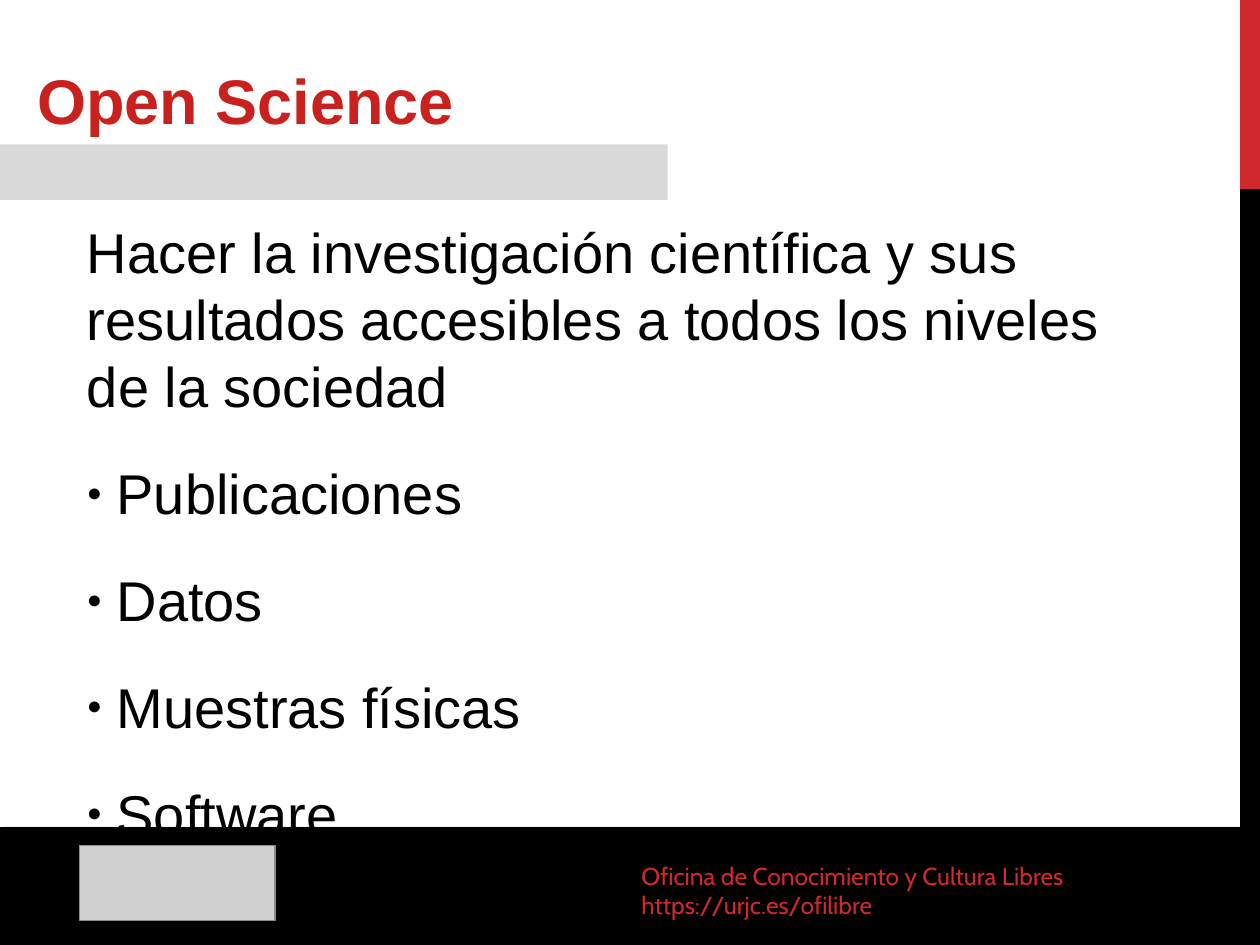
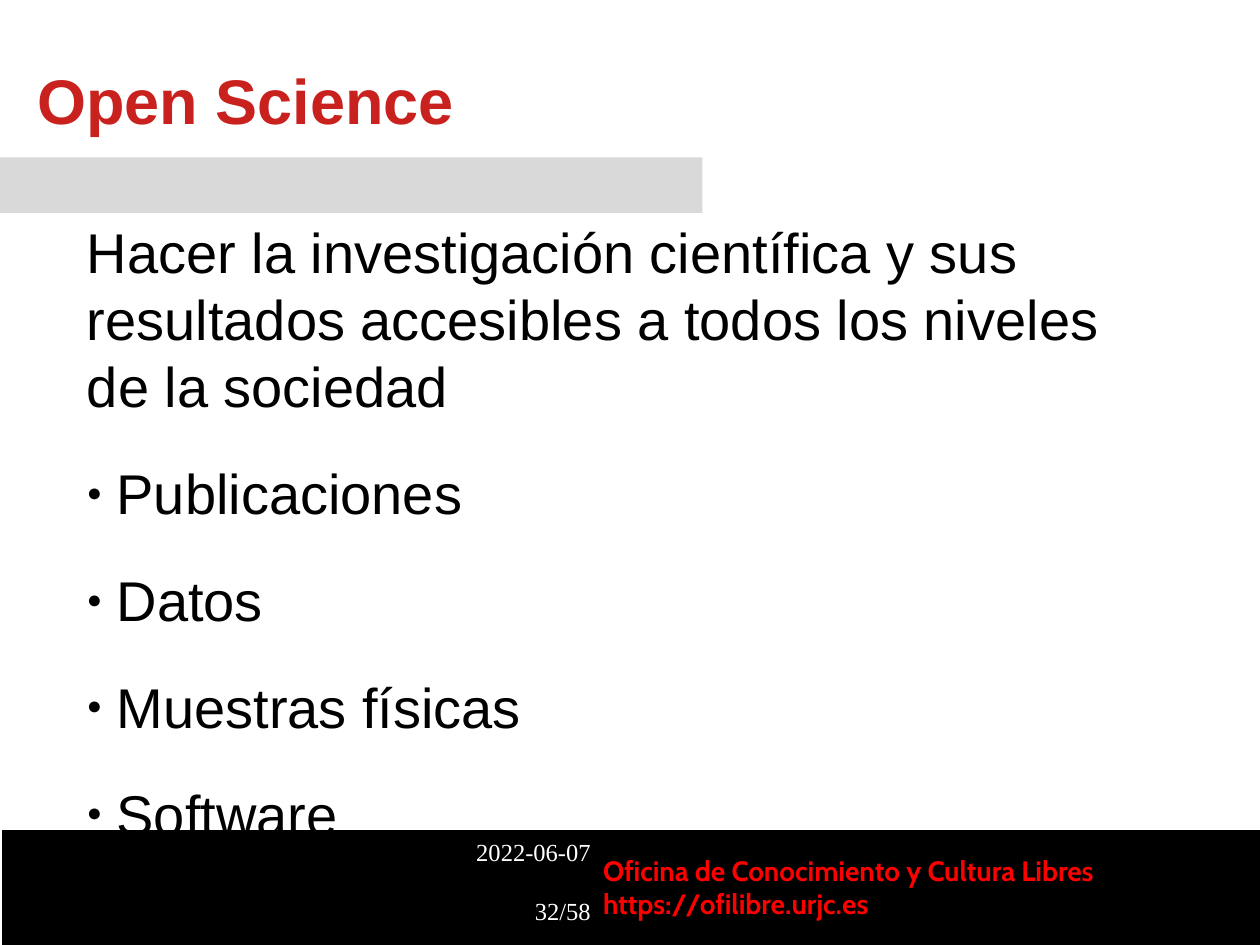
Before and after one commit to gabrielIzquierdo/OfiLibreGabri.github.io, a slide deck: slide 32 of static/transpas/publicacion-abierta/Publicacion_Abierta.odp. Drawn at 1260x945 pixels with LibreOffice and Linux fonts; fonts in the diff are those of the drawing; grey boxes stand for pictures; background and template pictures are left out. Boxes give left, top, right and bottom in pixels: in the first picture for what was removed or moved away, otherwise in the second. Text is boxed around its words. In the diff, an @@ line names an element or a change of style, - is before the commit and + after.

```diff
--- a/static/transpas/publicacion-abierta/Publicacion_Abierta.odp
+++ b/static/transpas/publicacion-abierta/Publicacion_Abierta.odp
@@ freeform shape removed at [1240,0,1260,189] @@
@@ rectangle removed at [0,145,668,200] @@
@@ rectangle added at [0,158,702,213], fill #D9D9D9 @@
@@ freeform shape removed at [1240,189,1260,945] @@
@@ freeform shape removed at [0,827,1260,945] @@
@@ freeform shape added at [1,830,1260,945], fill #000000 @@
@@ picture removed at [79,845,276,920] @@
@@ text added at [476,844,591,921], 14 pt, text #FFFFFF @@
+2022-06-07
+32/58
@@ text added at [603,860,1093,921], 16 pt, text #FF0000, bold @@
+Oficina de Conocimiento y Cultura Libres
+https://ofilibre.urjc.es
@@ text removed at [641,866,1063,920] @@
-Oficina de Conocimiento y Cultura Libres
-https://urjc.es/ofilibre
```
Also in this commit, not shown: 47 other slides changed, 10 slides added, 8 slides removed, 2 other files.
